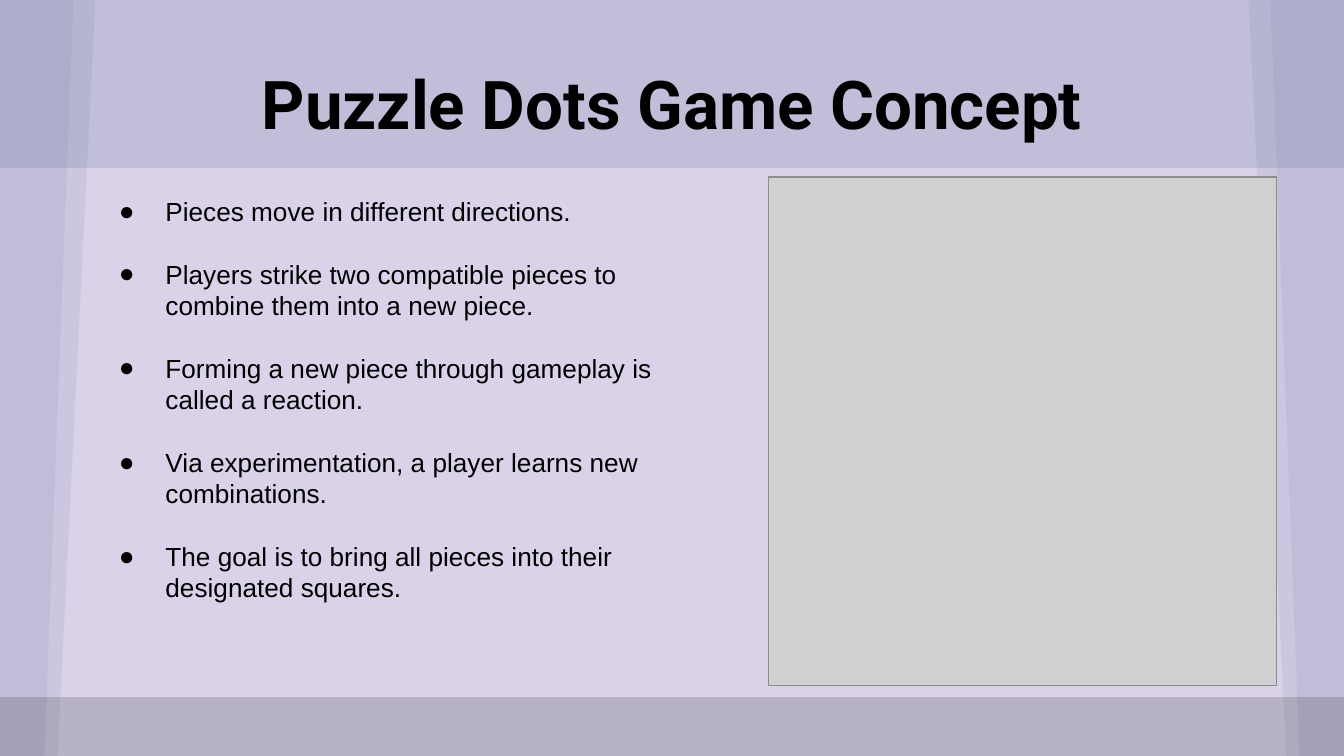
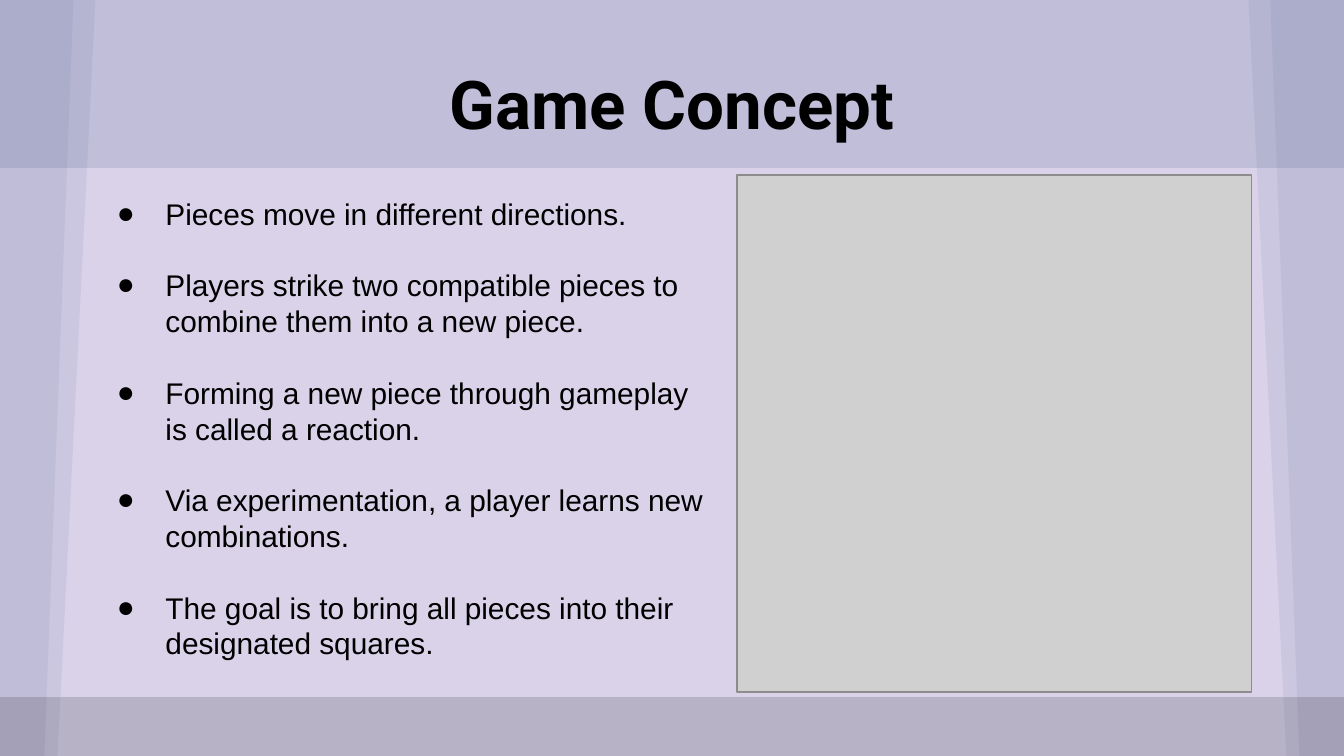
Before and after one commit to JeffreyBPetersen/Llama-Food-Puzzle-Game, a slide deck: slide 3 of docs/CS115 Final Presentation.pptx. Drawn at 1344x756 pixels with LibreOffice and Linux fonts; fonts in the diff are those of the drawing; grey boxes stand for pictures. Boxes give left, top, right and bottom in pixels: in the first picture for what was removed or moved away, otherwise in the second. Text is boxed around its words. In the diff, an @@ line names an element or a change of style, - is before the commit and + after.

```diff
--- a/docs/CS115 Final Presentation.pptx
+++ b/docs/CS115 Final Presentation.pptx
@@ title at [450, 80, 894, 143]: text changed @@
-Puzzle Dots Game Concept
+Game Concept
@@ picture: place and size @@
-picture at [769, 177, 1277, 685]
+picture at [737, 175, 1251, 692]
@@ text "Pieces move in different directions." at [165, 203, 703, 660]: size 14 to 16 pt; indent changed @@
```
Also in this commit, not shown: 2 other slides changed, 4 slides added, 1 slide removed, 3 other files.
